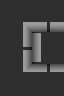
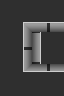
Layer changes from the first 64 × 96 image to the second:
added layer "Layer 9" above "Layer 6" over left=23, top=22, right=64, bottom=72
showed "Layer 3" over left=23, top=22, right=64, bottom=72
